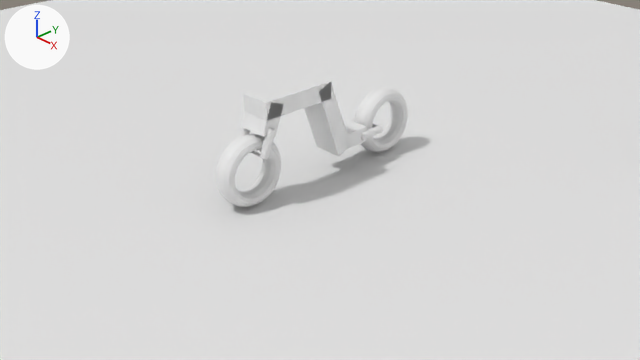
Two versions of the Blender file motorcycle.blend, one commit apart.
Rendered twice from the file's camera 'Camera'. The lights are fixed; the arrows at upper left show +X, +Y and +Z.

Before the edit, the objects in view are built like this:
```python
ob_cylinder = bpy.data.objects.new('Cylinder', me_cylinder)
ob_cylinder.location = (0.2, -1.0, 0.815)
ob_cylinder.rotation_euler = (-0.349, 0.0, 0.0)  # degrees (-20, 0, 0)
ob_cylinder.scale = (0.05, 0.05, 0.175)
ob_cylinder_001 = bpy.data.objects.new('Cylinder.001', me_cylinder_001)
ob_cylinder_001.location = (-0.2, -1.0, 0.815)
ob_cylinder_001.rotation_euler = (-0.349, 0.0, 0.0)  # degrees (-20, 0, 0)
ob_cylinder_001.scale = (0.05, 0.05, 0.175)
ob_fairing = bpy.data.objects.new('Fairing', me_cube_002)
ob_fairing.location = (0.0, -0.5, 1.2)
ob_fairing.scale = (0.2, 0.506, 0.11)
ob_fairing_001 = bpy.data.objects.new('Fairing.001', me_cube_003)
ob_fairing_001.location = (0.0, -0.905, 1.073)
ob_fairing_001.rotation_euler = (1.222, 0.0, 0.0)  # degrees (70, 0, 0)
ob_fairing_001.scale = (-0.2, 0.2, 0.0989)
ob_fairing_002 = bpy.data.objects.new('Fairing.002', me_cube_005)
ob_fairing_002.location = (0.0, 0.445, 0.439)
ob_fairing_002.scale = (-0.2, 0.2, 0.0989)
ob_fairing_003 = bpy.data.objects.new('Fairing.003', me_cube_007)
ob_fairing_003.location = (0.0, 0.075, 0.797)
ob_fairing_003.rotation_euler = (-1.222, 0.0, 0.0)  # degrees (-70, 0, 0)
ob_fairing_003.scale = (0.2, 0.506, 0.11)
ob_ground = bpy.data.objects.new('Ground', me_plane)
ob_ground.location = (0.0, 0.0, 0.0)
ob_ground.scale = (10.0, 10.0, 1.0)
ob_wheel = bpy.data.objects.new('Wheel', me_torus)
ob_wheel.location = (0.0, -1.125, 0.437)
ob_wheel.scale = (0.245, 0.35, 0.8)
ob_wheel_001 = bpy.data.objects.new('Wheel.001', me_torus_001)
ob_wheel_001.location = (0.0, 1.125, 0.437)
ob_wheel_001.scale = (0.245, 0.35, 0.8)
```
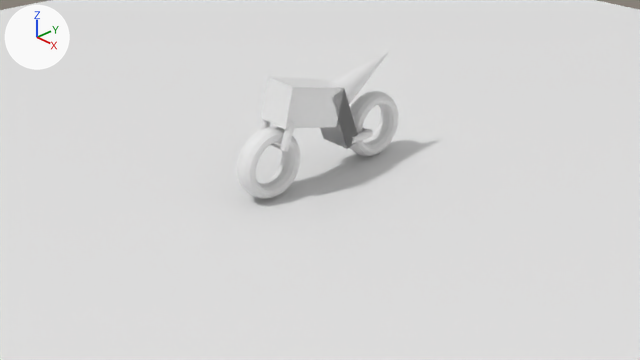
Commit message: Add seat to motorcycle model

Location of each change, [x1, y1, x2, y2] in pixels of the pictures (640 x 360 px):
'Wheel', moved: before [216, 134, 281, 207]; after [237, 127, 301, 199]
'Fairing', moved, turned, rescaled: before [244, 73, 331, 121]; after [261, 77, 344, 129]
'Wheel.001', moved: before [354, 87, 408, 152]; after [349, 91, 399, 156]
'Fairing.003', moved, rescaled: before [304, 82, 350, 156]; after [320, 89, 358, 149]
'Seat', added: after [328, 52, 389, 104]
'Fairing.001', deleted: before [241, 103, 282, 137]
'Cylinder', moved: before [260, 128, 275, 159]; after [280, 122, 296, 152]
'Fairing.002', moved, turned, rescaled (not visible afterwards): before [343, 118, 367, 149]
'Cylinder.002', moved: before [361, 125, 383, 140]; after [352, 129, 373, 144]
'Cylinder.001', moved: before [240, 127, 250, 137]; after [260, 119, 271, 130]
'Cube', moved: before [251, 151, 260, 157]; after [271, 143, 281, 149]
'Cube.001', moved: before [372, 124, 378, 128]; after [362, 127, 368, 132]

The edits, one by one:
me_cube_005 has 8 vertices, 6 faces and spans x -1.0..1.0, y -1.0..1.0, z -1.0..1.0.
me_cube_005 is used by ob_fairing_002; location (0.0, 0.445, 0.439); scale (-0.2, 0.2, 0.0989).
me_cube_005 part 1: the whole mesh is turned -180 degrees about the x axis through its middle.
Mesh me_cone is new.
It is a 32-sided cone pointing to +z spanning x -1.0..1.0, y -1.0..1.0, z -1.0..1.0.
Object 'Wheel' (ob_wheel) moves from (0.0, -1.125, 0.437) to (0.0, -0.819, 0.437).
Object 'Wheel.001' (ob_wheel_001) moves from (0.0, 1.125, 0.437) to (0.0, 0.936, 0.437).
Object 'Fairing' (ob_fairing) moves from (0.0, -0.5, 1.2) to (0.0, -0.272, 1.056).
Object 'Fairing' (ob_fairing) turns from (0, 0, 0) to (-15, 0, 0) degrees about x, y and z.
Object 'Fairing' (ob_fairing) is rescaled from (0.2, 0.506, 0.11) to (0.22, 0.426, 0.246).
Object 'Fairing.001' (ob_fairing_001) is deleted.
Object 'Fairing.002' (ob_fairing_002) moves from (0.0, 0.445, 0.439) to (0.0, 0.241, 0.767).
Object 'Fairing.002' (ob_fairing_002) turns from (0, 0, 0) to (-70, 0, 0) degrees about x, y and z.
Object 'Fairing.002' (ob_fairing_002) is rescaled from (-0.2, 0.2, 0.0989) to (0.22, 0.404, 0.107).
Object 'Fairing.003' (ob_fairing_003) moves from (0.0, 0.075, 0.797) to (0.0, 0.241, 0.767).
Object 'Fairing.003' (ob_fairing_003) is rescaled from (0.2, 0.506, 0.11) to (0.22, 0.404, 0.107).
Object 'Cylinder' (ob_cylinder) moves from (0.2, -1.0, 0.815) to (0.2, -0.694, 0.815).
Object 'Cylinder.001' (ob_cylinder_001) moves from (-0.2, -1.0, 0.815) to (-0.2, -0.694, 0.815).
Object 'Cube' (ob_cube) moves from (0.0, -1.058, 0.657) to (0.0, -0.752, 0.657).
Object 'Cylinder.002' (ob_cylinder_002) moves from (0.2, 0.719, 0.439) to (0.2, 0.53, 0.439).
Object 'Cube.001' (ob_cube_001) moves from (0.0, 0.888, 0.439) to (0.0, 0.699, 0.439).
Object 'Seat' (ob_seat) is new; it shows me_cone.
Its location is (0.0, 0.752, 1.177).
Its rotation in degrees is (-70, 0, 0).
Its scale is (0.22, 0.194, 0.513).
